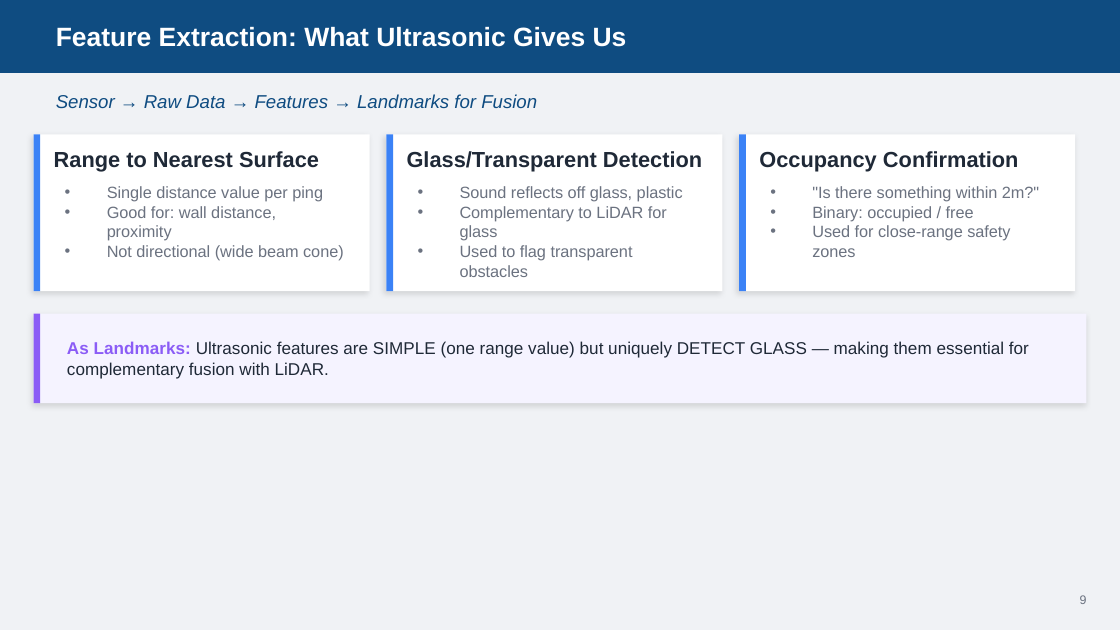
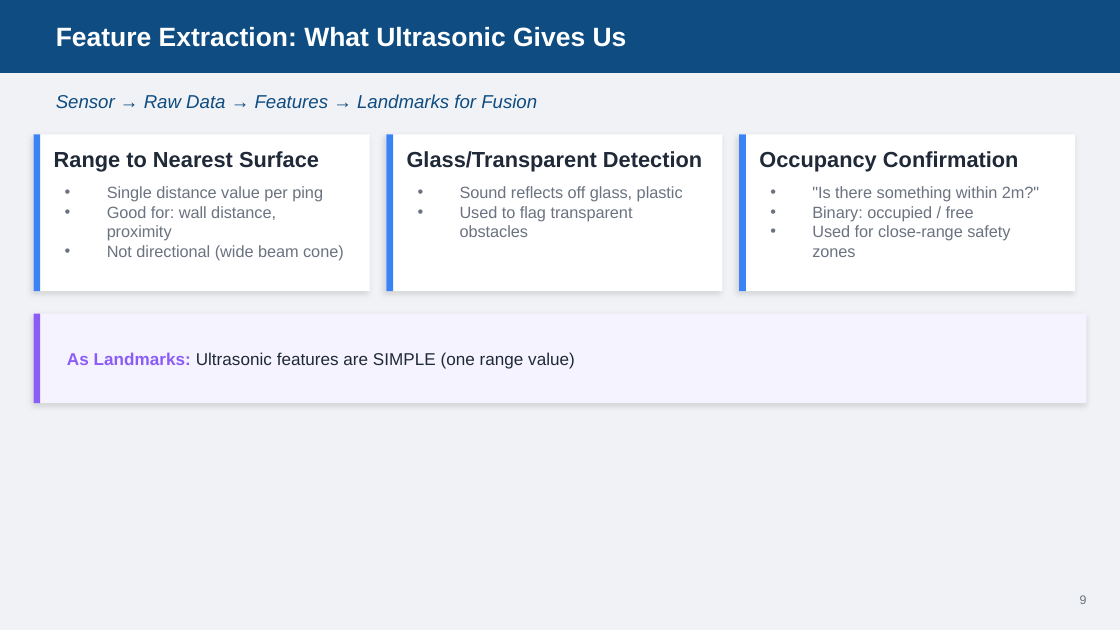
Before and after one commit to AbbadiAhmad/mobile_robots_course, a slide deck: slide 10 of Slides/Mod04/Mod04_Sensors.pptx (slide 9 before the commit). Drawn at 1120x630 pixels with LibreOffice and Linux fonts; fonts in the diff are those of the drawing. Boxes give left, top, right and bottom in pixels: in the first picture for what was removed or moved away, otherwise in the second. Text is boxed around its words. In the diff, an @@ line names an element or a change of style, - is before the commit and + after.

```diff
--- a/Slides/Mod04/Mod04_Sensors.pptx
+++ b/Slides/Mod04/Mod04_Sensors.pptx
@@ text at bbox=[460, 206, 667, 241]: paragraph removed @@
-• Complementary to LiDAR for glass
@@ text at bbox=[67, 352, 575, 369]: text changed @@
-As Landmarks: Ultrasonic features are SIMPLE (one range value) but uniquely DETECT GLASS — making them essential for complementary fusion with LiDAR.
+As Landmarks: Ultrasonic features are SIMPLE (one range value)
```
Also in this commit, not shown: 10 other slides changed, 4 slides added, 1 other file.
